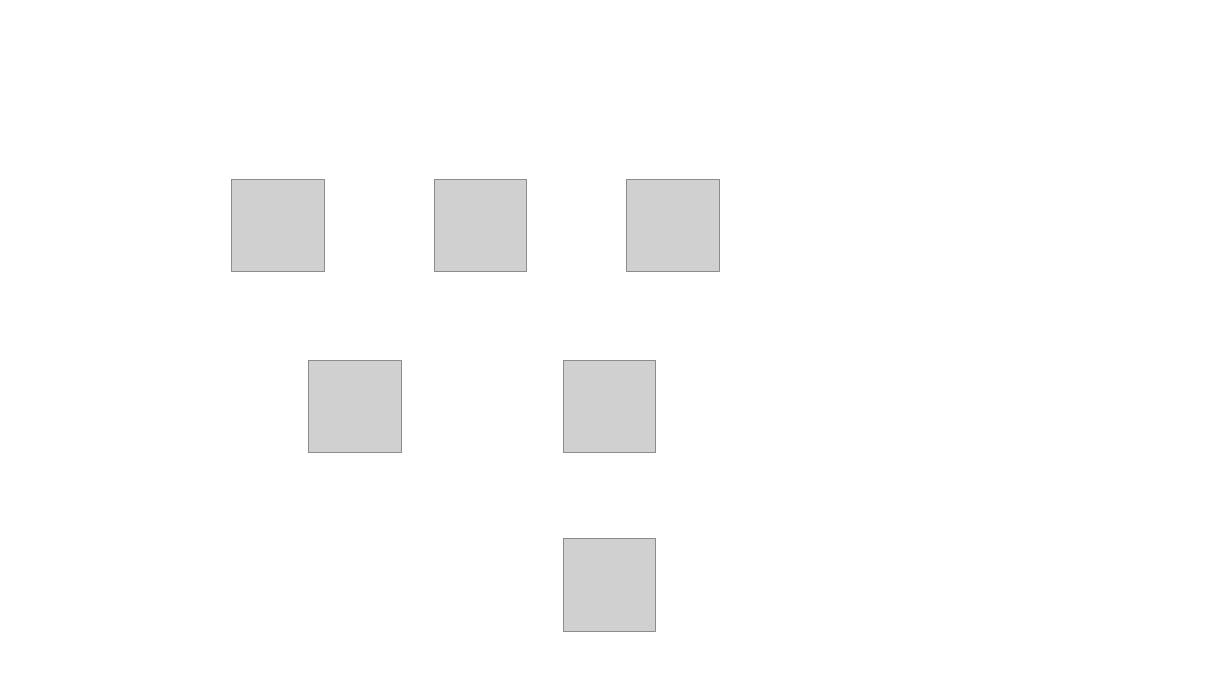
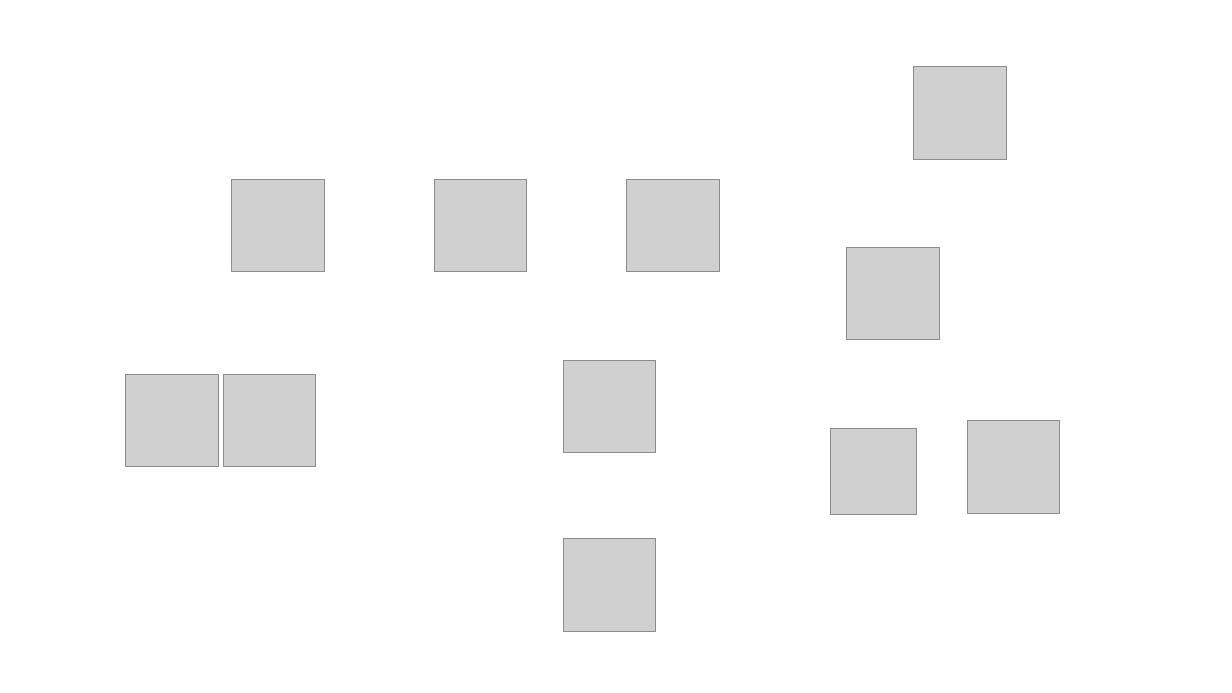
Before and after one commit to navinsubramani/hackyOWL, a slide deck: slide 1 of docs/hackyOWL.pptx. Drawn at 1232x693 pixels with LibreOffice and Linux fonts; fonts in the diff are those of the drawing; grey boxes stand for pictures; background and template pictures are left out. Boxes give left, top, right and bottom in pixels: in the first picture for what was removed or moved away, otherwise in the second. Text is boxed around its words. In the diff, an @@ line names an element or a change of style, - is before the commit and + after.

```diff
--- a/docs/hackyOWL.pptx
+++ b/docs/hackyOWL.pptx
@@ picture added at (914,67,1006,159) @@
@@ picture added at (848,248,940,340) @@
@@ picture: place and size @@
-picture at (309,360,401,453)
+picture at (126,374,218,467)
@@ picture added at (224,374,316,467) @@
@@ picture added at (831,429,917,515) @@
@@ picture added at (968,421,1060,513) @@
```
Also in this commit, not shown: 21 other files.
